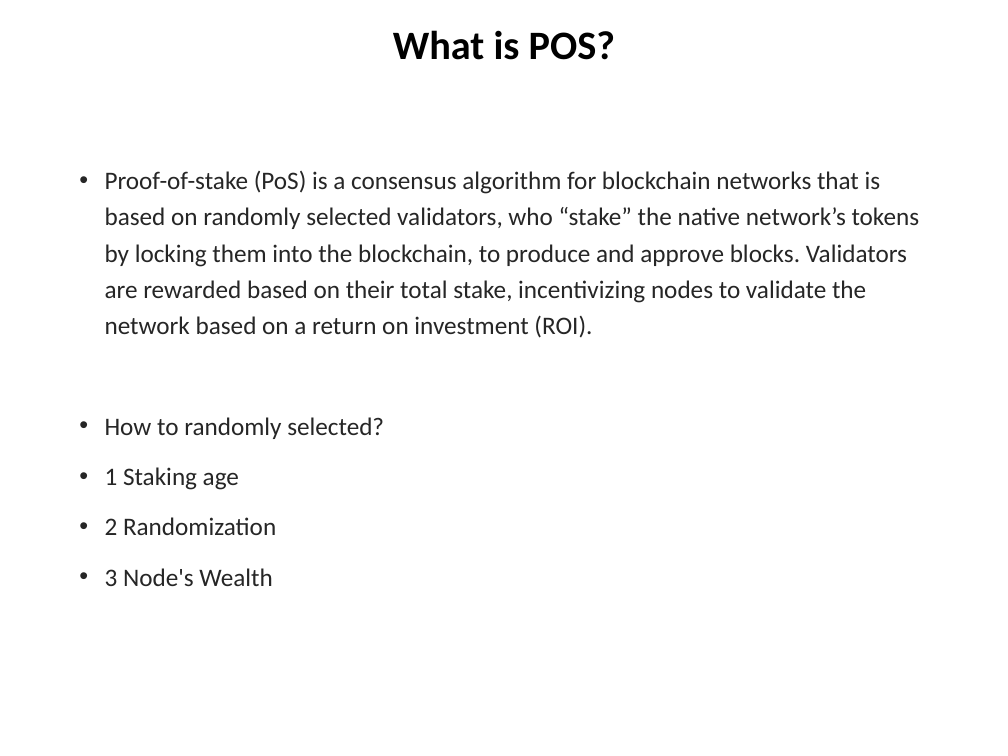
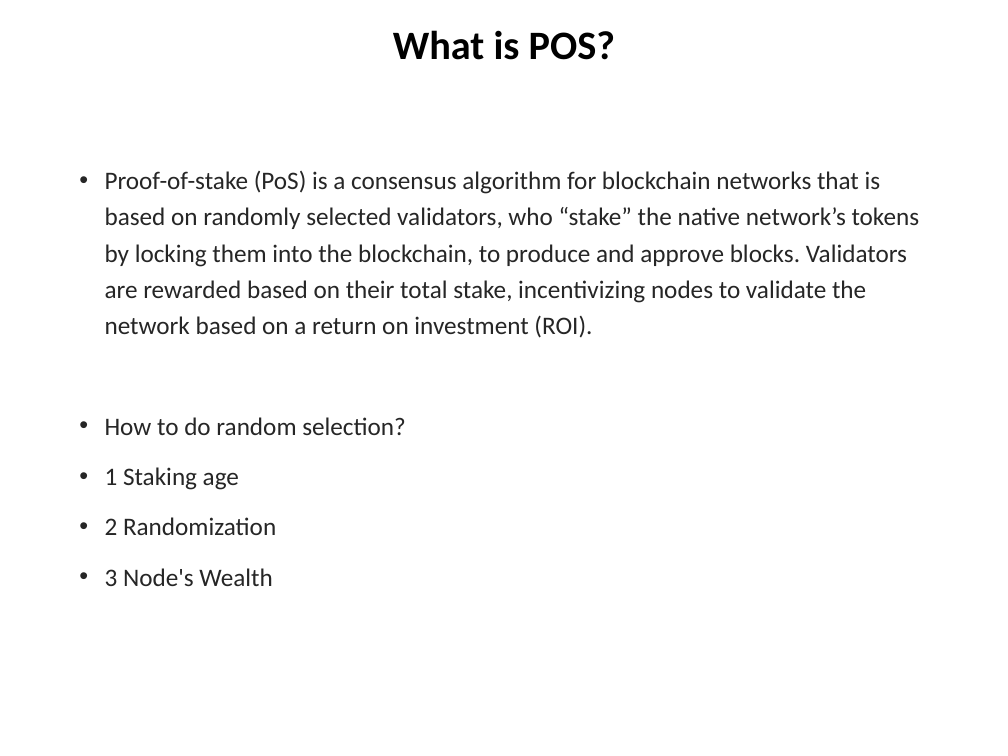
Before and after one commit to chuacw/SGUS-Slides, a slide deck: slide 3 of BCI - Day4 - Consensus 2 POS.pptx. Drawn at 1008x756 pixels with LibreOffice and Linux fonts; fonts in the diff are those of the drawing. Boxes give left, top, right and bottom in pixels: in the first picture for what was removed or moved away, otherwise in the second. Text is boxed around its words. In the diff, an @@ line names an element or a change of style, - is before the commit and + after.

```diff
--- a/BCI - Day4 - Consensus 2 POS.pptx
+++ b/BCI - Day4 - Consensus 2 POS.pptx
@@ text at (105,417,405,435): text changed @@
-• How to randomly selected?
+• How to do random selection?
```
Also in this commit, not shown: 1 other file.
